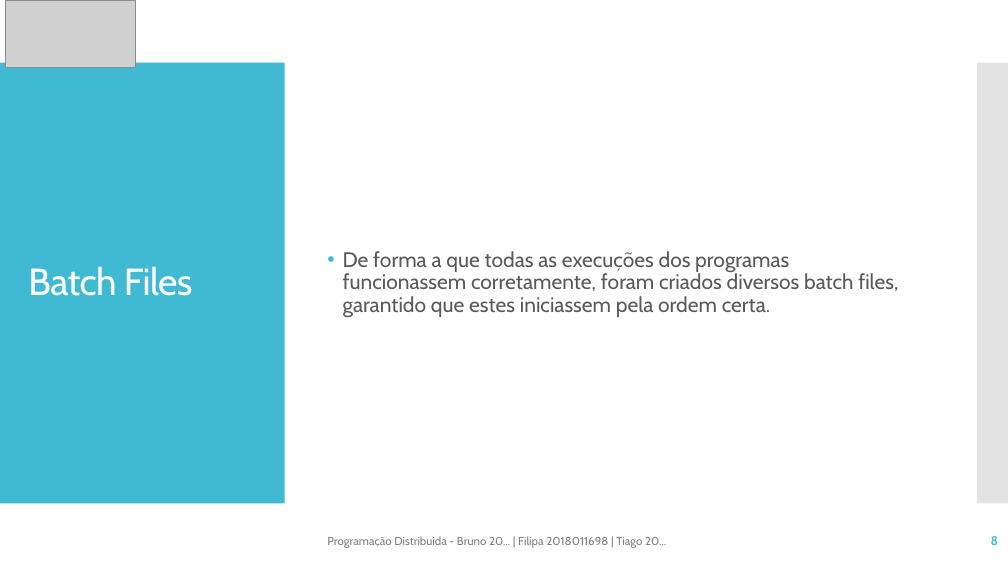
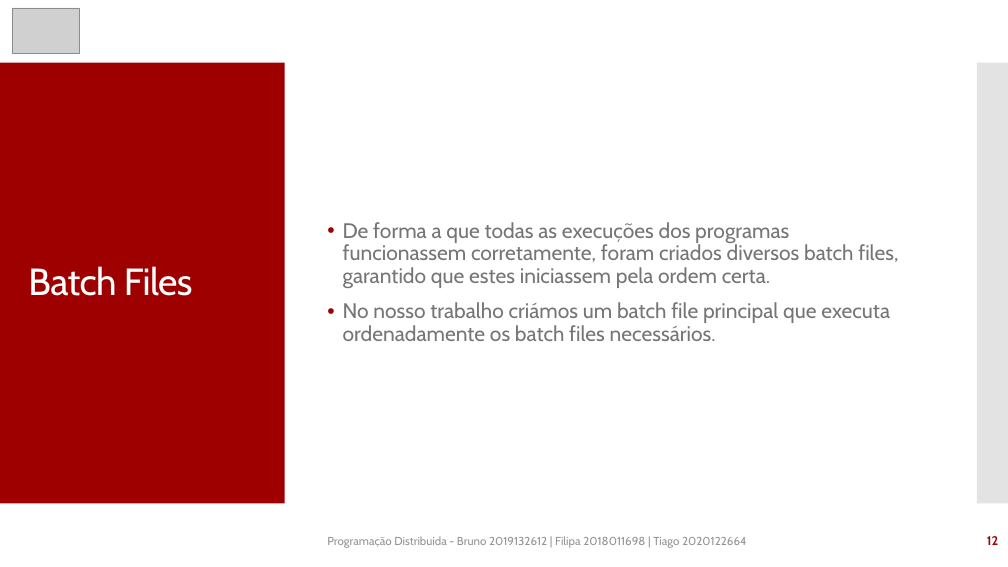
Before and after one commit to tfig-dev/eventsManager_PD, a slide deck: slide 12 of Trabalho_Pratico_Meta_1.pptx (slide 8 before the commit). Drawn at 1008x567 pixels with LibreOffice and Linux fonts; fonts in the diff are those of the drawing; grey boxes stand for pictures. Boxes give left, top, right and bottom in pixels: in the first picture for what was removed or moved away, otherwise in the second. Text is boxed around its words. In the diff, an @@ line names an element or a change of style, - is before the commit and + after.

```diff
--- a/Trabalho_Pratico_Meta_1.pptx
+++ b/Trabalho_Pratico_Meta_1.pptx
@@ picture removed at box(6, 0, 136, 68) @@
@@ picture added at box(12, 8, 79, 53) @@
@@ rectangle at box(0, 63, 285, 504): fill #40BAD2 to #9E0000 @@
@@ text at box(343, 222, 898, 288): text colour #595959 to #757575 in "De forma a que todas as execuções ..."; bullet colour #40BAD2 to #9E0000 @@
@@ text at box(343, 302, 890, 341): paragraph added @@
+• No nosso trabalho criámos um batch file principal que executa ordenadamente os batch files necessários.
@@ text at box(327, 536, 747, 548): text changed; text colour #808080 to #949494 @@
-Programação Distribuida - Bruno 20... | Filipa 2018011698 | Tiago 20...
+Programação Distribuida - Bruno 2019132612 | Filipa 2018011698 | Tiago 2020122664
@@ page number at box(987, 536, 998, 545): text changed; text colour #40BAD2 to #9E0000 @@
-8
+12
```
Also in this commit, not shown: 8 other slides changed, 13 slides added, 1 other file.
